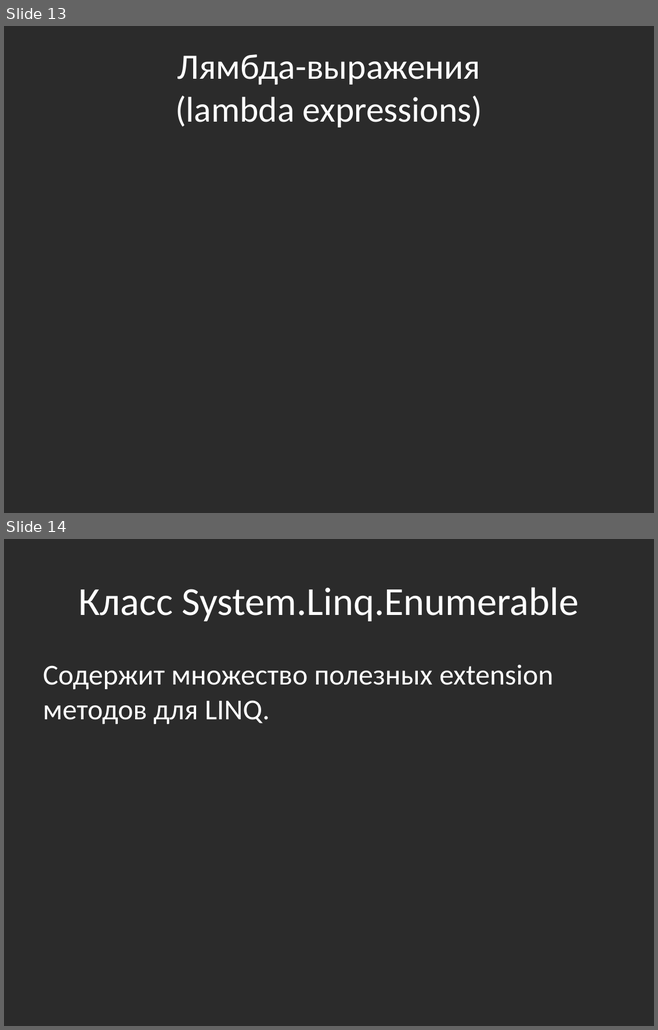
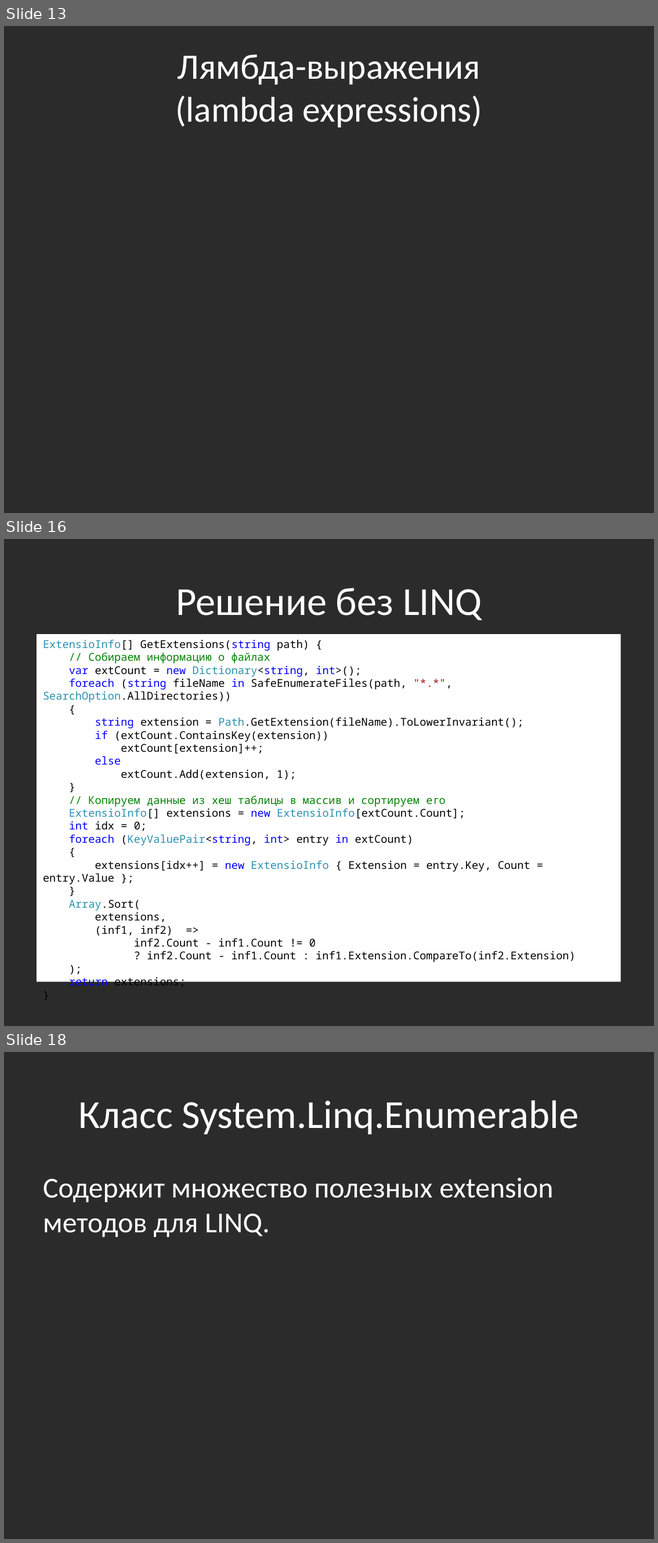
Before and after one commit to bazile/Training, a slide deck: Presentation/lesson-11-linq.pptx. Shown one above the other, each under a label of ours: slides 13 and 14 before the commit, slides 13, 16 and 18 after it; the slides between them are not shown. The pictures are 658x1030 and 658x1543 pixels, drawn with LibreOffice and Linux fonts; fonts in the diff are those of the drawing; background and template pictures are left out; a plain dark background stands for a picture behind light text. Boxes give left, top, right and bottom in pixels: in the first picture for what was removed or moved away, otherwise in the second. Text is boxed around its words. In the diff, an @@ line names an element or a change of style, - is before the commit and + after.

Commit message:
LINQ demo using file extension task

```diff
--- a/Presentation/lesson-11-linq.pptx
+++ b/Presentation/lesson-11-linq.pptx
@@ slide 16 added at (4,539,654,1026), background picture (left out) @@
@@ title added at (176,588,481,620), 44 pt, text #FFFFFF @@
+Решение без LINQ
@@ rectangle added at (36,635,621,982), fill #FFFFFF, 12 pt, text #000000 @@
+ExtensioInfo[] GetExtensions(string path) {
+// Собираем информацию о файлах
+var extCount = new Dictionary<string, int>();
+foreach (string fileName in SafeEnumerateFiles(path, "*.*", SearchOption.AllDirectories))
+{
+string extension = Path.GetExtension(fileName).ToLowerInvariant();
+if (extCount.ContainsKey(extension))
+extCount[extension]++;
+else
+extCount.Add(extension, 1);
+}
+// Копируем данные из хеш таблицы в массив и сортируем его
+ExtensioInfo[] extensions = new ExtensioInfo[extCount.Count];
+int idx = 0;
+foreach (KeyValuePair<string, int> entry in extCount)
+{
+extensions[idx++] = new ExtensioInfo { Extension = entry.Key, Count = entry.Value };
+}
+Array.Sort(
+extensions,
+(inf1, inf2) =>
+inf2.Count - inf1.Count != 0
+? inf2.Count - inf1.Count : inf1.Extension.CompareTo(inf2.Extension)
+);
+return extensions;
+}
@@ what was slide 14 is now slide 18 @@
```
Also in this commit, not shown: 1 slide changed, 3 other slides added, 2 other files.
